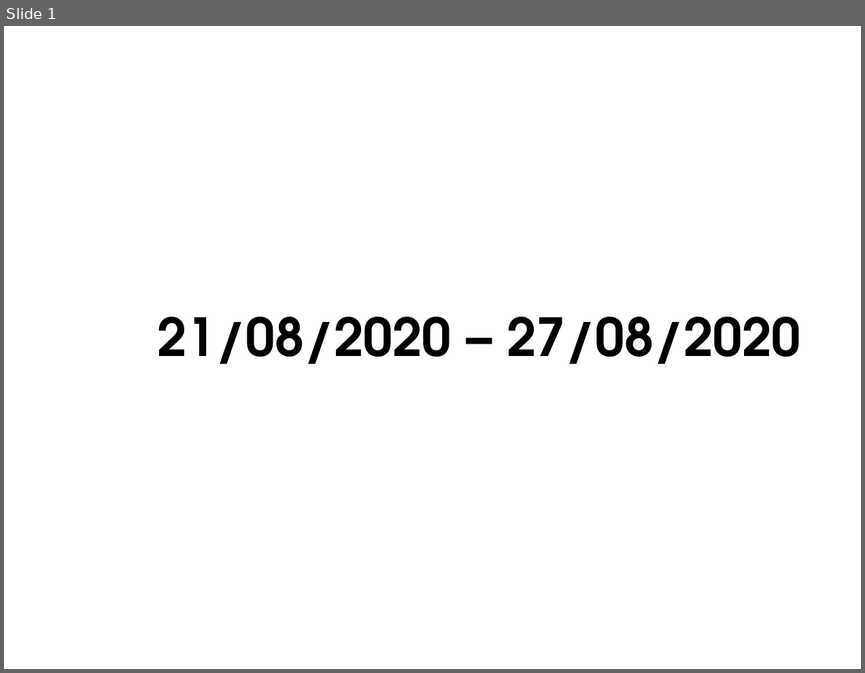
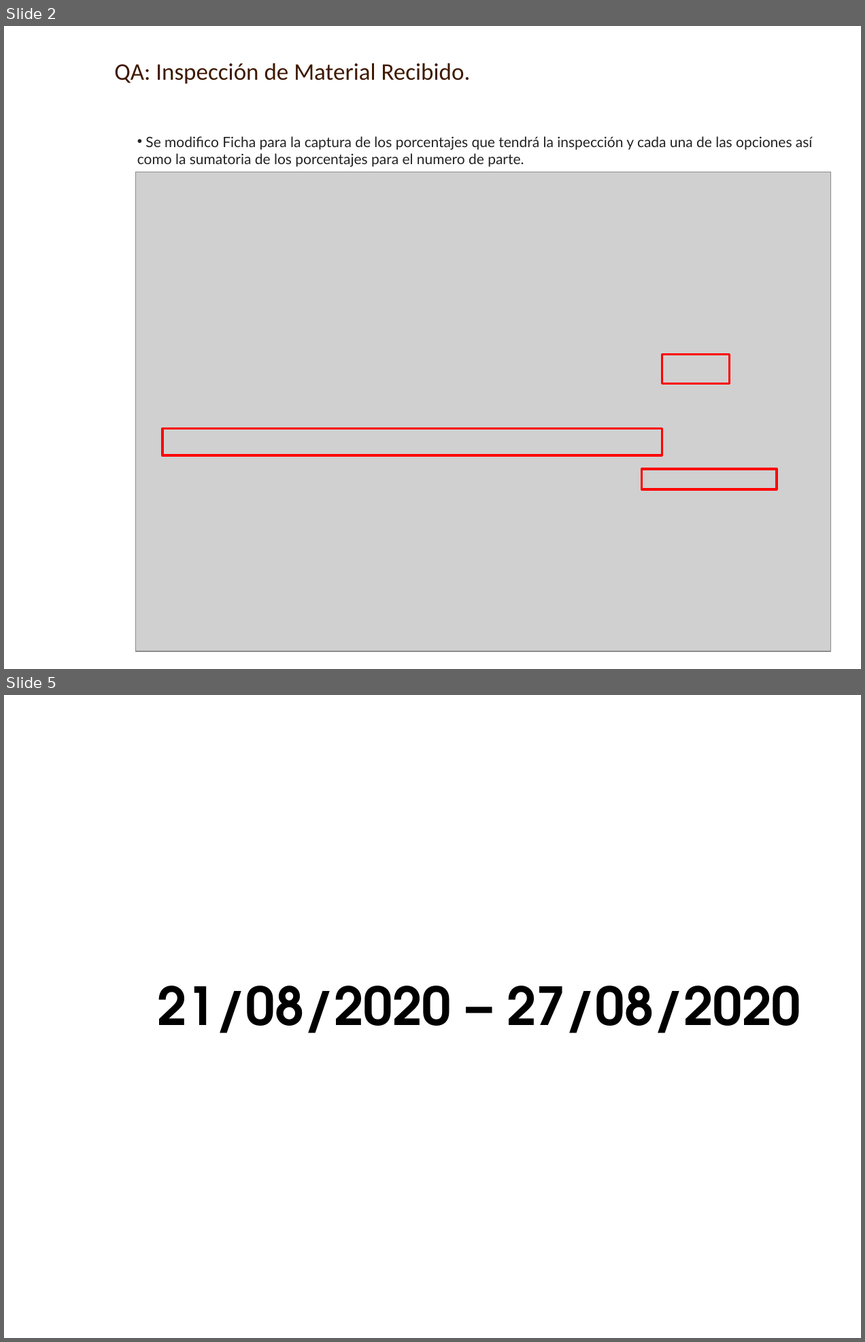
Before and after one commit to AXDELAROSA/CONTROL_QUALITY, a slide deck: Docs/IT_DEV_PEARL_LEATHER_QA_INSPECCION_27082020.pptx. Shown one above the other, each under a label of ours: slide 1 before the commit, slides 2 and 5 after it; the slides between them are not shown. The pictures are 865x673 and 865x1342 pixels, drawn with LibreOffice and Linux fonts; fonts in the diff are those of the drawing; grey boxes stand for pictures; background and template pictures are left out. Boxes give left, top, right and bottom in pixels: in the first picture for what was removed or moved away, otherwise in the second. Text is boxed around its words. In the diff, an @@ line names an element or a change of style, - is before the commit and + after.

```diff
--- a/Docs/IT_DEV_PEARL_LEATHER_QA_INSPECCION_27082020.pptx
+++ b/Docs/IT_DEV_PEARL_LEATHER_QA_INSPECCION_27082020.pptx
@@ slide 2 added at box(4, 26, 861, 669), background picture (left out) @@
@@ text added at box(114, 63, 470, 84), 20 pt, text #3F1900 @@
+QA: Inspección de Material Recibido.
@@ text added at box(137, 136, 813, 167), 12 pt, text #222222 @@
+• Se modifico Ficha para la captura de los porcentajes que tendrá la inspección y cada una de las opciones así como la sumatoria de los porcentajes para el numero de parte.
@@ picture added at box(136, 172, 831, 651) @@
@@ rectangle added at box(662, 354, 730, 383), outline #FF0000 2 pt @@
@@ rectangle added at box(162, 428, 662, 454), outline #FF0000 2 pt @@
@@ rectangle added at box(641, 469, 776, 490), outline #FF0000 2 pt @@
@@ what was slide 1 is now slide 5 @@
```
Also in this commit, not shown: 3 other slides added, 9 other files.
